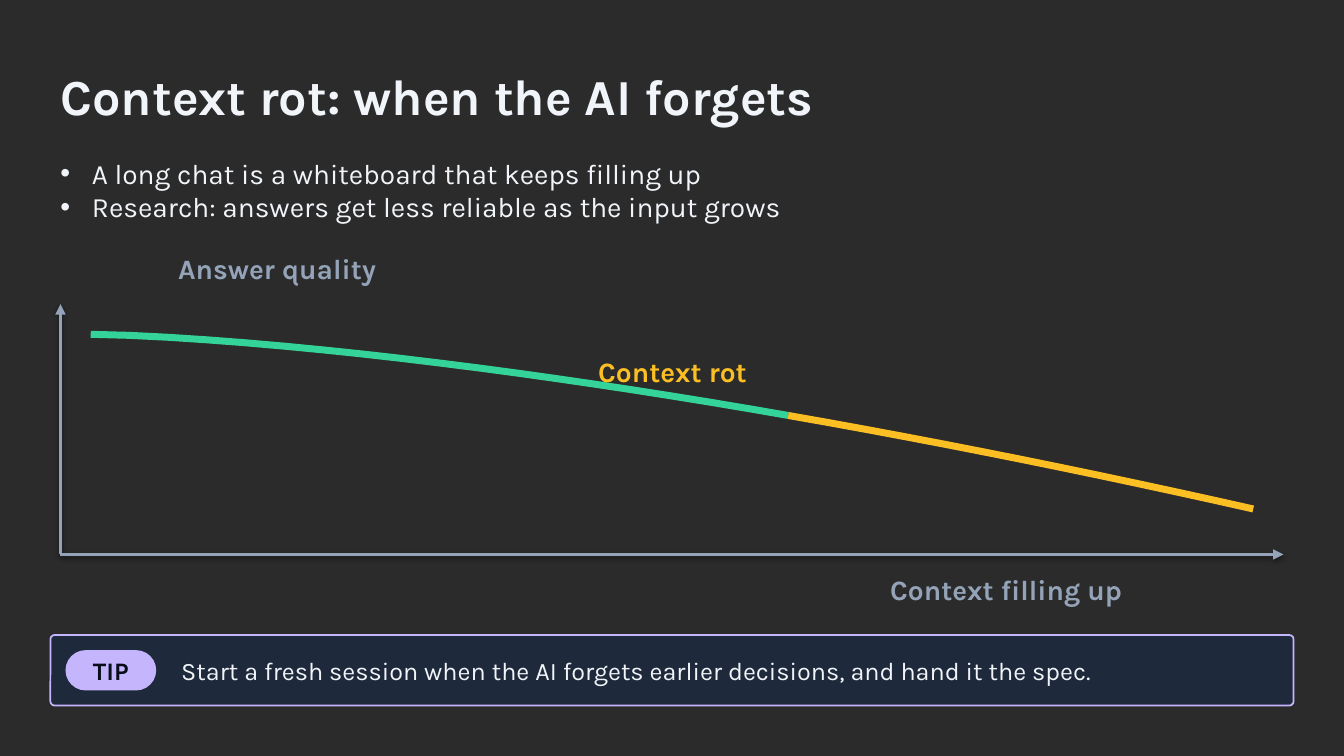
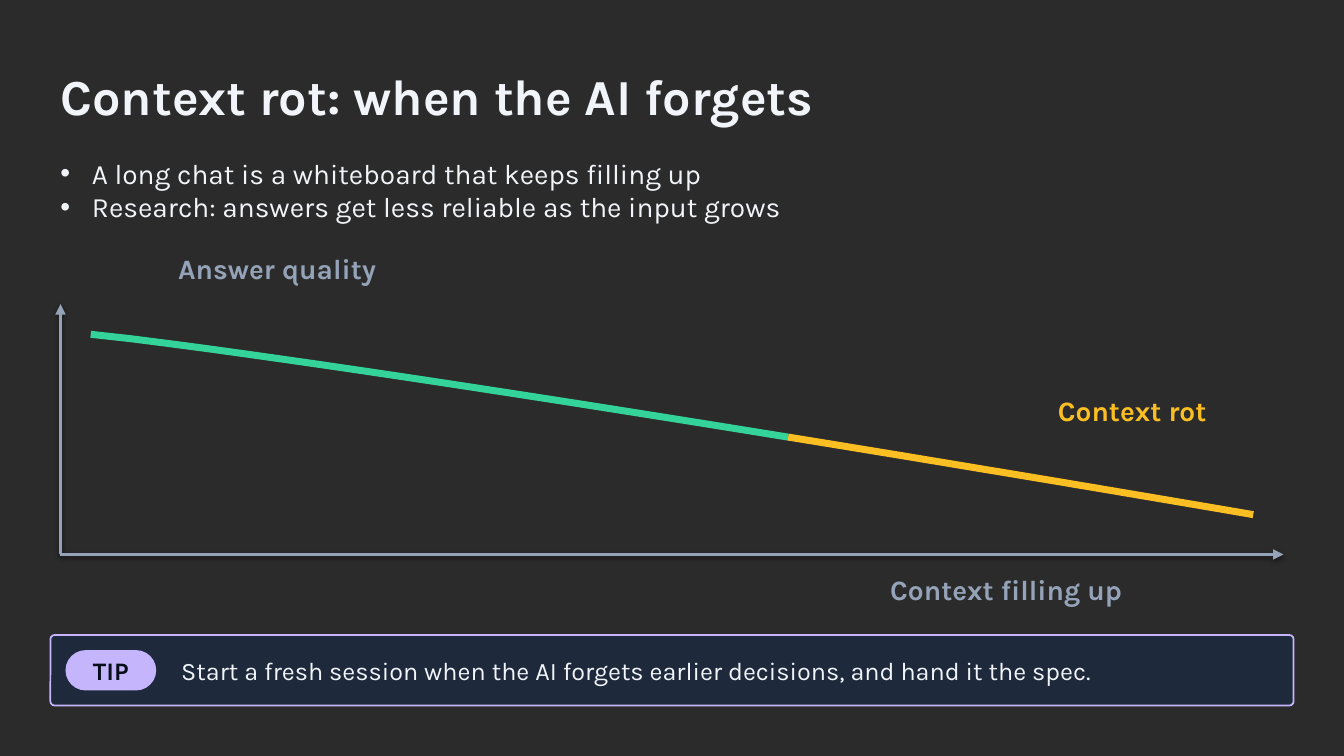
Before and after one commit to ronyronen/speckit-claude-presentation, a slide deck: slide 7 of presentation/speckit-workshop.pptx. Drawn at 1344x756 pixels with LibreOffice and Linux fonts; fonts in the diff are those of the drawing; background and template pictures are left out; a plain dark background stands for a picture behind light text. Boxes give left, top, right and bottom in pixels: in the first picture for what was removed or moved away, otherwise in the second. Text is boxed around its words. In the diff, an @@ line names an element or a change of style, - is before the commit and + after.

```diff
--- a/presentation/speckit-workshop.pptx
+++ b/presentation/speckit-workshop.pptx
@@ freeform shape resized from (x1=91, y1=335, x2=788, y2=416) to (x1=91, y1=335, x2=788, y2=438) @@
@@ text "Context rot" rewrapped from (x1=598, y1=363, x2=747, y2=389) to (x1=1058, y1=402, x2=1207, y2=422) @@
@@ freeform shape resized from (x1=788, y1=415, x2=1253, y2=509) to (x1=788, y1=438, x2=1253, y2=515) @@
```
Also in this commit, not shown: 2 other slides changed, 1 other file.
